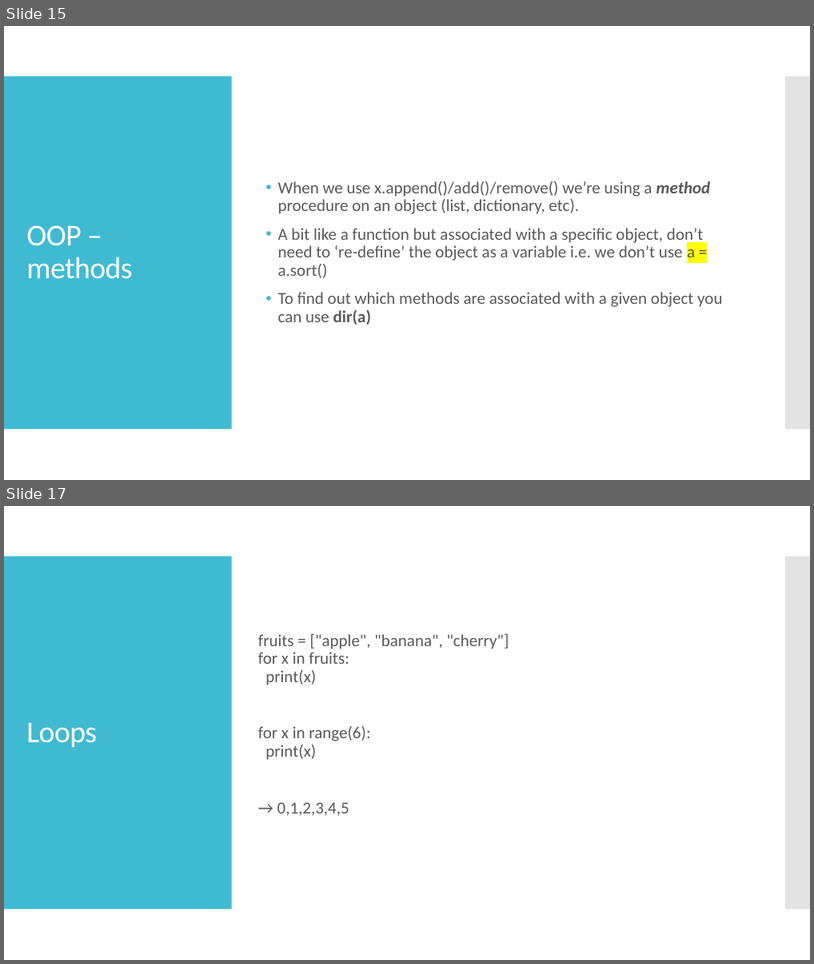
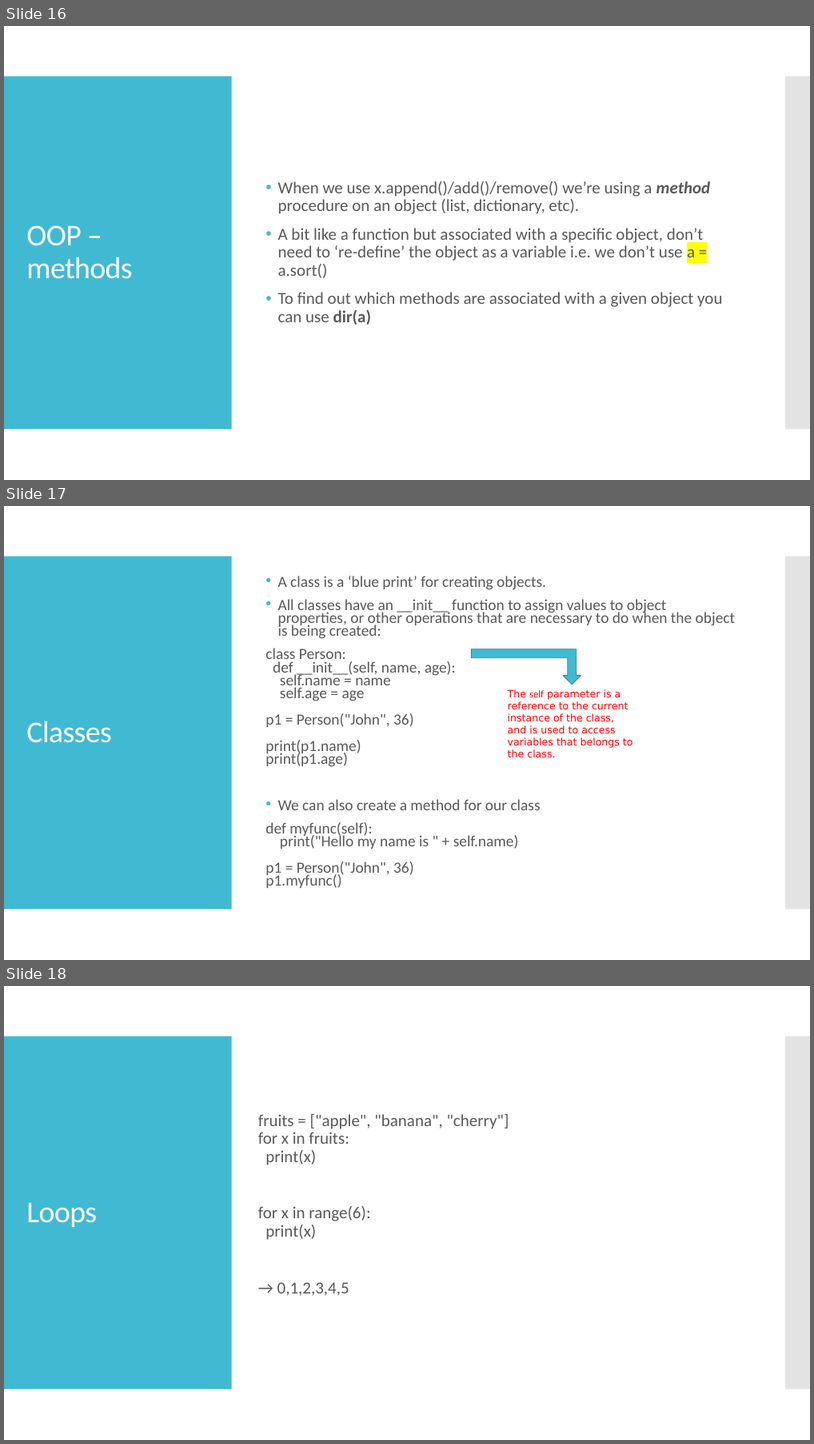
Before and after one commit to frdarya/Python4Neuroimaging, a slide deck: Session1.pptx. Shown one above the other, each under a label of ours: slides 15 and 17 before the commit, slides 16, 17 and 18 after it; the slides between them are not shown. The pictures are 814x964 and 814x1444 pixels, drawn with LibreOffice and Linux fonts; fonts in the diff are those of the drawing. Boxes give left, top, right and bottom in pixels: in the first picture for what was removed or moved away, otherwise in the second. Text is boxed around its words. In the diff, an @@ line names an element or a change of style, - is before the commit and + after.

```diff
--- a/Session1.pptx
+++ b/Session1.pptx
@@ slide 17 added at box(4, 506, 810, 960), background #FFFFFF; not listed: 2 template elements that a slide beside it also shows @@
@@ text added at box(266, 576, 735, 888), 18.5 pt, text #595959 @@
+• A class is a ‘blue print’ for creating objects.
+• All classes have an __init__ function to assign values to object properties, or other operations that are necessary to do when the object is being created:
+class Person:
+def __init__(self, name, age):
+self.name = name
+self.age = age
+p1 = Person("John", 36)
+print(p1.name)
+print(p1.age)
+• We can also create a method for our class
+def myfunc(self):
+print("Hello my name is " + self.name)
+p1 = Person("John", 36)
+p1.myfunc()
@@ bent up arrow added at box(472, 648, 581, 684), fill #40BAD2, outline #2F8A9B 0.85 pt @@
@@ text added at box(508, 689, 634, 757), 12 pt, text #FF0000 @@
+The self parameter is a reference to the current instance of the class, and is used to access variables that belongs to the class.
@@ title added at box(26, 720, 111, 743), 36 pt, text #FFFFFF @@
+Classes
@@ what was slide 15 is now slide 16 @@
@@ what was slide 17 is now slide 18 @@
```
Also in this commit, not shown: 3 slides changed.
